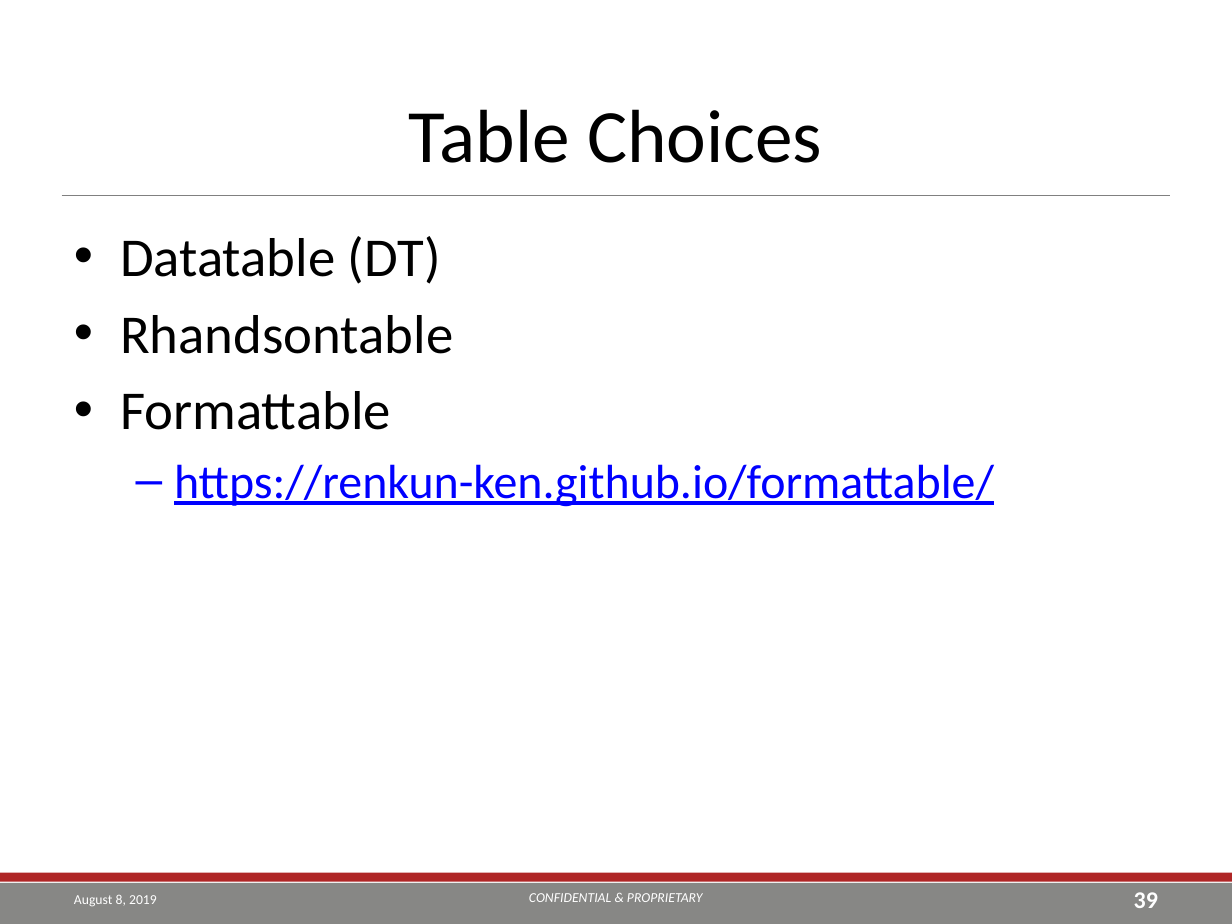
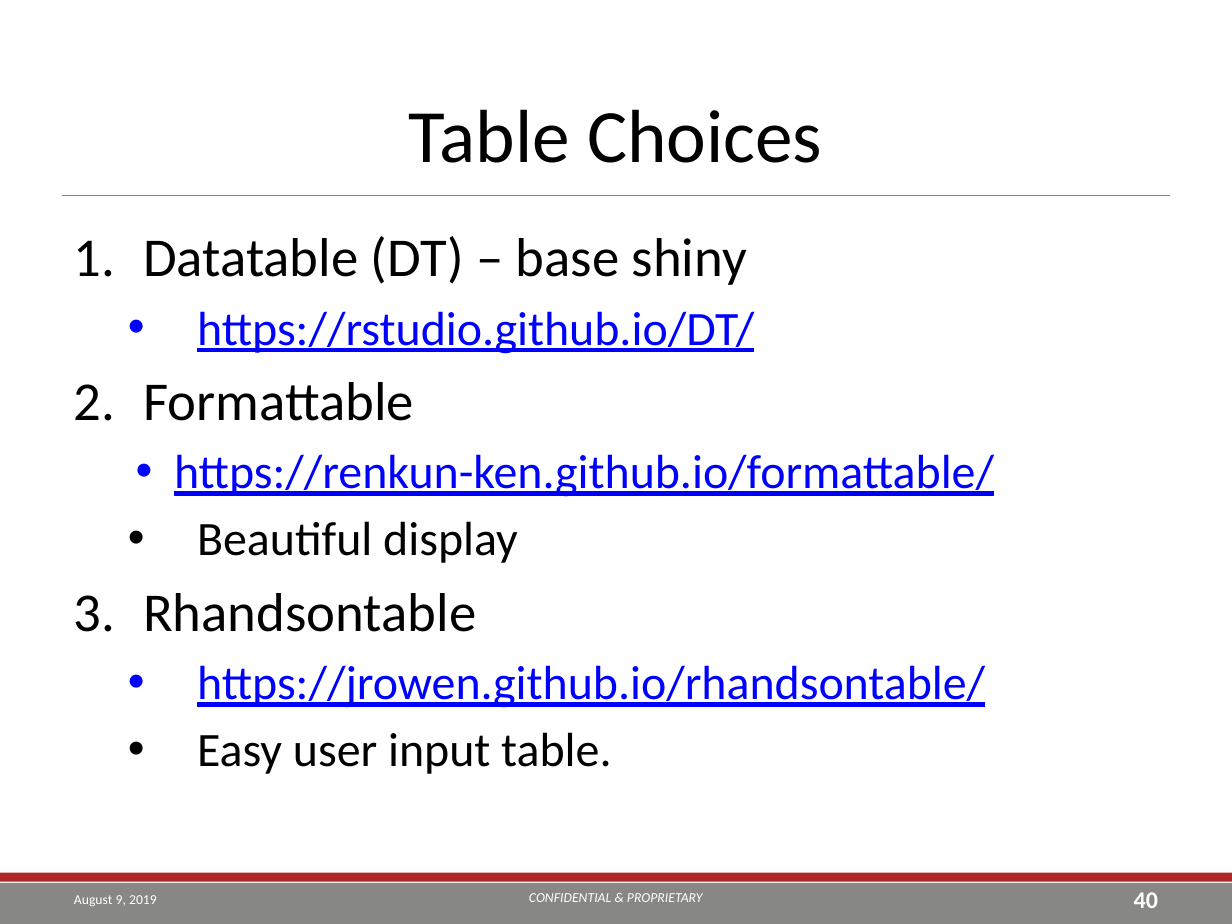
Before and after one commit to TEA-Analytics/ShinyWorkshop, a slide deck: slide 40 of Day 1.pptx (slide 39 before the commit). Drawn at 1232x924 pixels with LibreOffice and Linux fonts; fonts in the diff are those of the drawing; background and template pictures are left out. Boxes give left, top, right and bottom in pixels: in the first picture for what was removed or moved away, otherwise in the second. Text is boxed around its words. In the diff, an @@ line names an element or a change of style, - is before the commit and + after.

```diff
--- a/Day 1.pptx
+++ b/Day 1.pptx
@@ text at [143, 236, 754, 354]: text changed; size 32 to 28 pt; text colour #000000 to #0000FF @@
-• Datatable (DT)
-• Rhandsontable
+1. Datatable (DT) – base shiny
+  • https://rstudio.github.io/DT/
@@ text at [143, 382, 994, 497]: bullet • to 1.; bullet – to • @@
@@ text at [143, 521, 985, 774]: paragraphs added @@
+  • Beautiful display
+3. Rhandsontable
+  • https://jrowen.github.io/rhandsontable/
+  • Easy user input table.
@@ text at [74, 895, 157, 906]: text changed @@
-August 8, 2019
+August 9, 2019
@@ page number at [1134, 892, 1158, 908]: text changed @@
-39
+40
```
Also in this commit, not shown: 47 other slides changed, 2 slides added, 2 slides removed, 3 other files.
